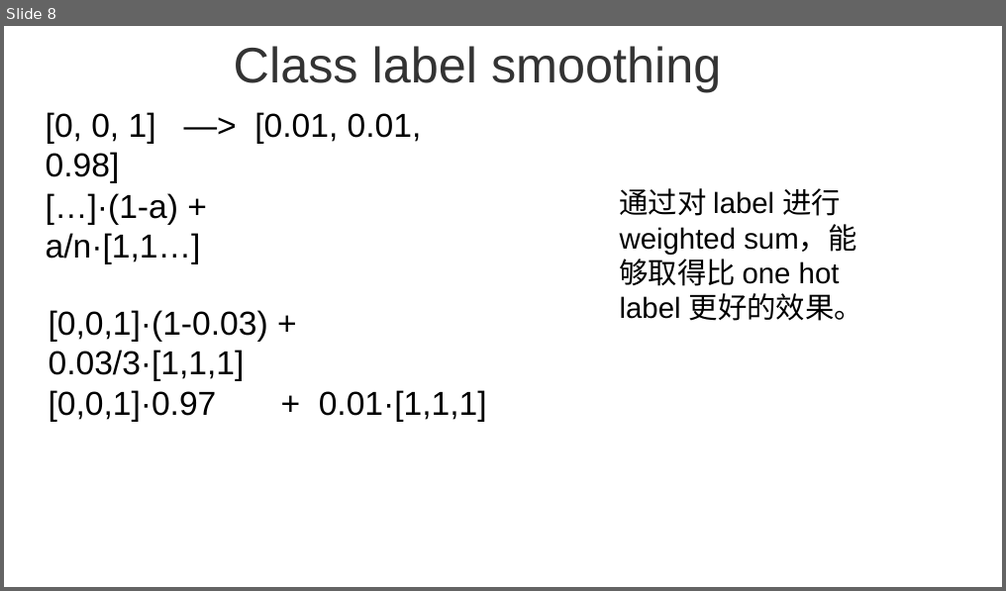
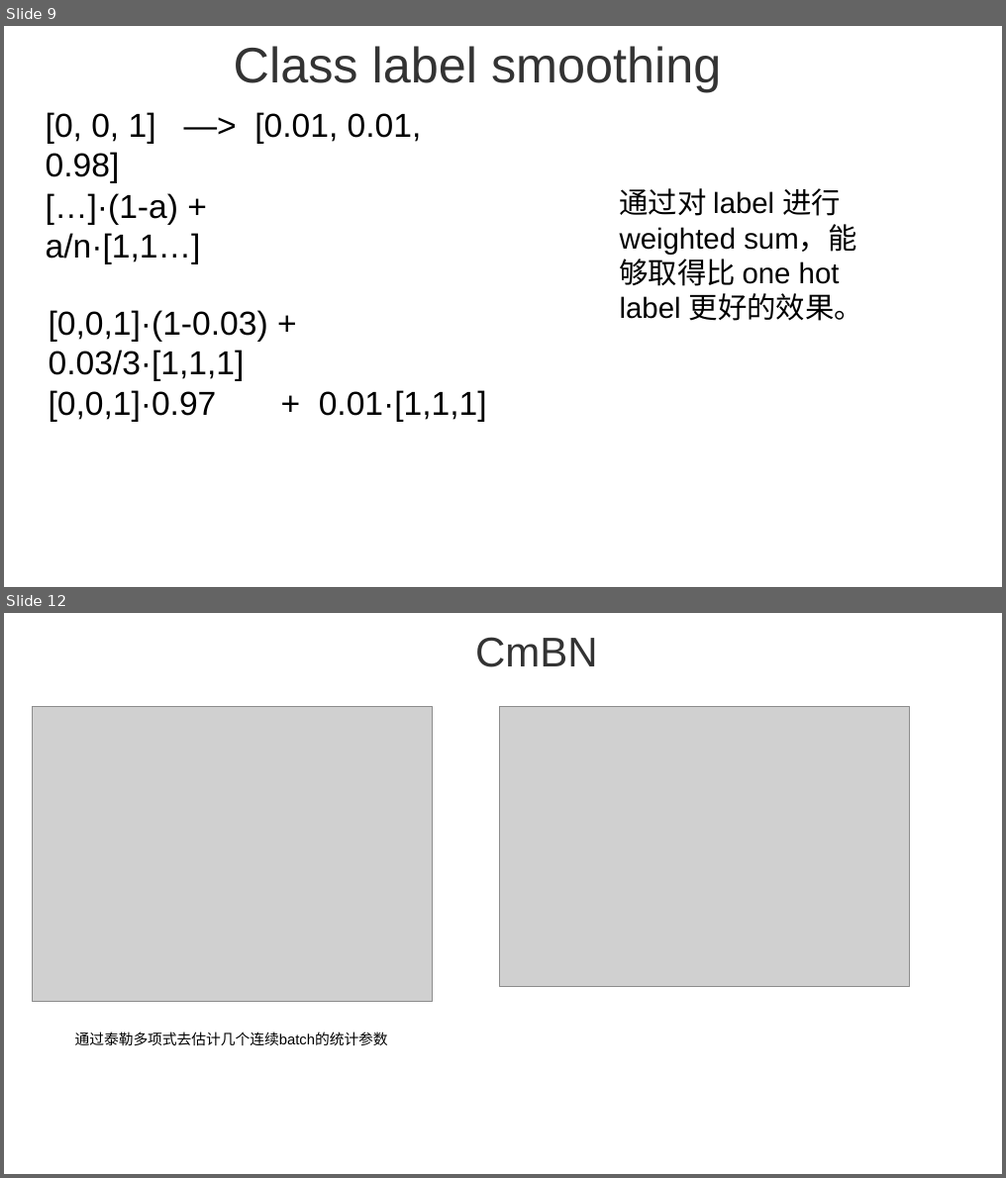
Before and after one commit to Adnios/DVS-gesture_recognition, a slide deck: tracking/YOLOv4.pptx. Shown one above the other, each under a label of ours: slide 8 before the commit, slides 9 and 12 after it; the slides between them are not shown. The pictures are 1006x591 and 1006x1178 pixels, drawn with LibreOffice and Linux fonts; fonts in the diff are those of the drawing; grey boxes stand for pictures. Boxes give left, top, right and bottom in pixels: in the first picture for what was removed or moved away, otherwise in the second. Text is boxed around its words. In the diff, an @@ line names an element or a change of style, - is before the commit and + after.

```diff
--- a/tracking/YOLOv4.pptx
+++ b/tracking/YOLOv4.pptx
@@ slide 12 added at (4, 613, 1002, 1174), background #FFFFFF @@
@@ text added at (475, 637, 598, 667), 40 pt, text #333333 @@
+CmBN
@@ picture added at (32, 707, 433, 1001) @@
@@ picture added at (500, 707, 910, 986) @@
@@ text added at (75, 1032, 388, 1047), 14.1 pt, text #000000 @@
+通过泰勒多项式去估计几个连续batch的统计参数
@@ what was slide 8 is now slide 9 @@
```
Also in this commit, not shown: 5 slides changed, 9 other slides added, 1 slide removed, 11 other files.
